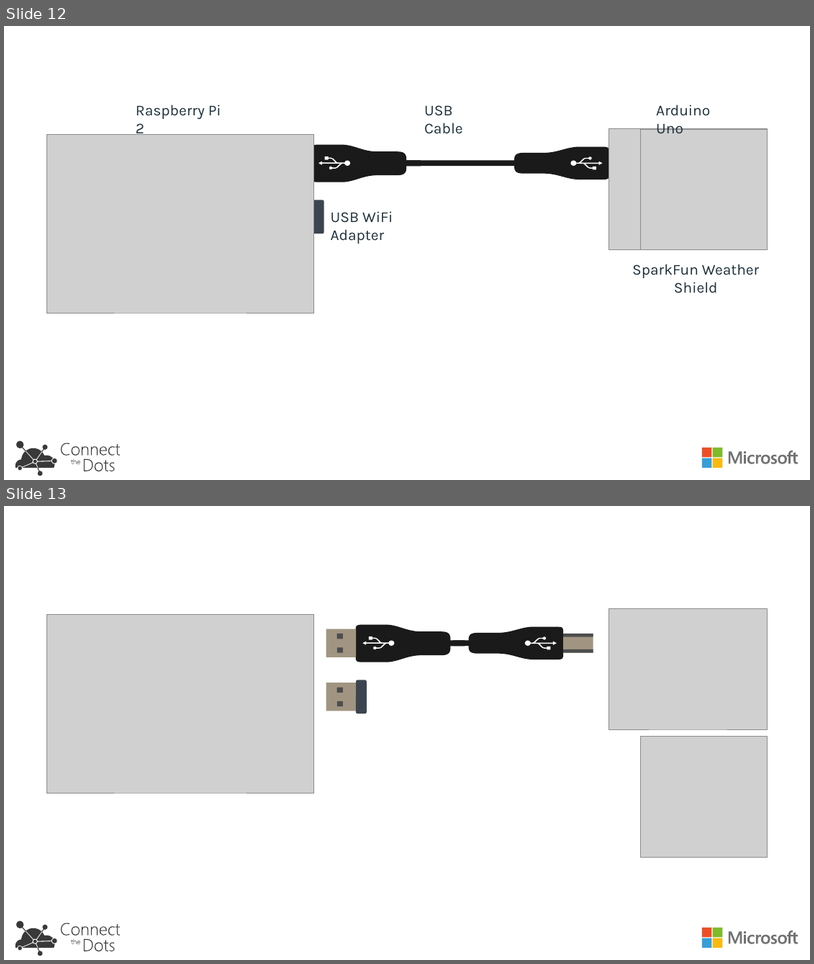
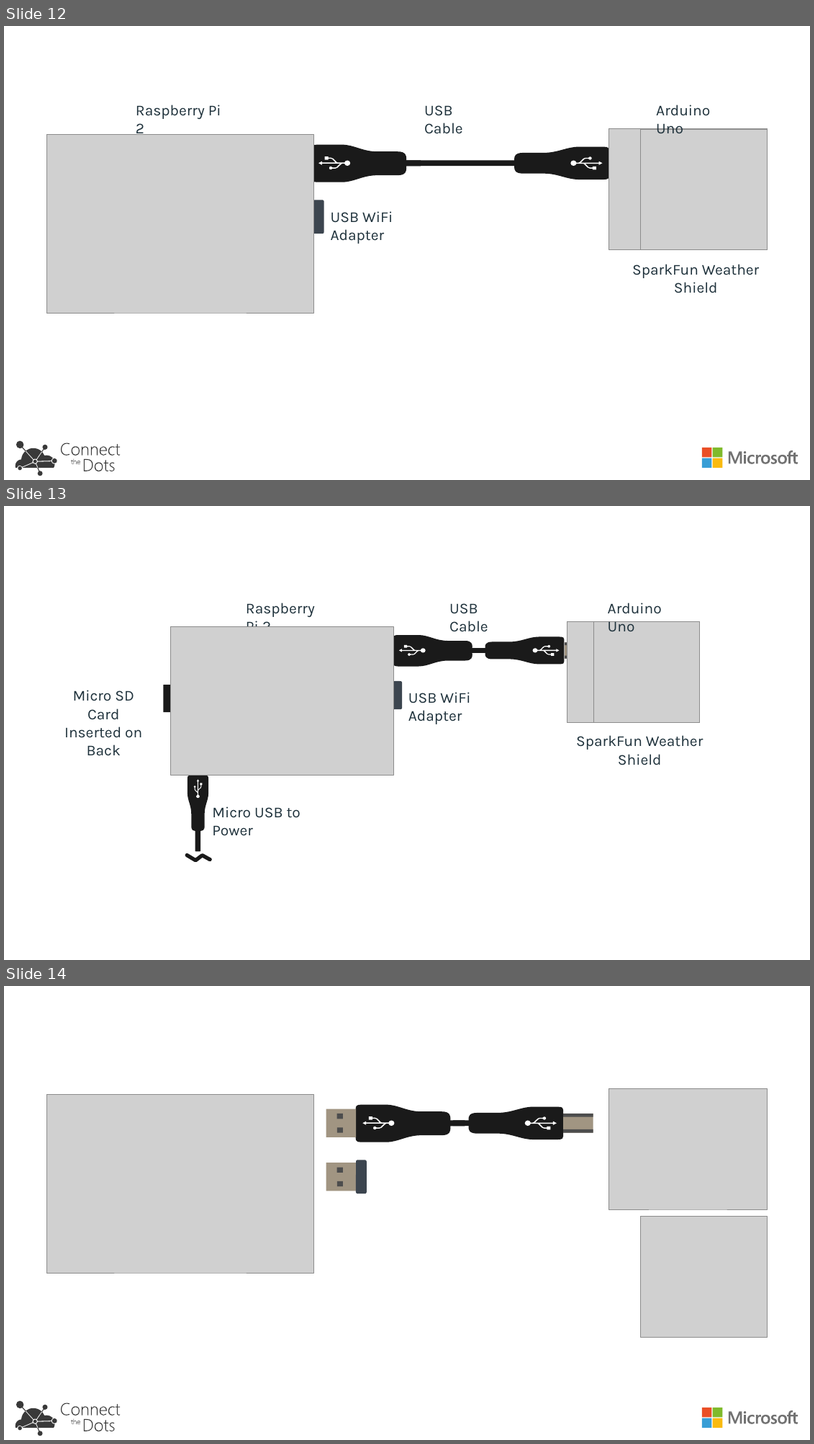
Before and after one commit to zebular13/connectthedots, a slide deck: HOLs/images/SolutionArchitecture/SolutionArchitecture.pptx. Shown one above the other, each under a label of ours: slides 12 and 13 before the commit, slides 12, 13 and 14 after it. The pictures are 814x964 and 814x1444 pixels, drawn with LibreOffice and Linux fonts; fonts in the diff are those of the drawing; grey boxes stand for pictures. Boxes give left, top, right and bottom in pixels: in the first picture for what was removed or moved away, otherwise in the second. Text is boxed around its words. In the diff, an @@ line names an element or a change of style, - is before the commit and + after.

Commit message:
Initial Raspberry Pi Lab Complete

```diff
--- a/HOLs/images/SolutionArchitecture/SolutionArchitecture.pptx
+++ b/HOLs/images/SolutionArchitecture/SolutionArchitecture.pptx
@@ slide 13 added at (4,506,810,960), background #FFFFFF @@
@@ group added at (64,602,703,836): 7 freeform shapes, 7 texts, 5 rectangles, 3 pictures, 1 rounded rectangle @@
+Raspberry Pi 2
+USB Cable
+Arduino Uno
+SparkFun Weather Shield
+USB WiFi Adapter
+Micro SD Card
+Inserted on Back
+Micro USB to Power
@@ group added at (188,763,208,852): 3 freeform shapes, 1 rectangle @@
@@ freeform shape added at (188,855,211,860), outline #1A1A1A 4.5 pt @@
@@ what was slide 13 is now slide 14 @@
```
Also in this commit, not shown: 4 slides changed, 16 other files.
